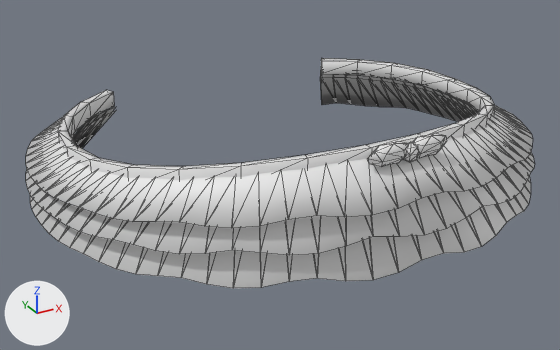
Renders of the OBJ model tools/make_wear4/art/variants/tutu_pink_pip.obj from each side of a commit.
Both versions are drawn from a camera (50 mm lens) standing at (-0.876, -1.596, 0.605) and looking at (-0.054, -0.102, -0.143). Lighting does not change. The marker at lower left points along +X, +Y and +Z. The picture after the commit comes second. Mesh edges are drawn as thin lines. Where no turn or scale is listed for an object, it has been applied to the vertices. Vertices at exactly the same position are counted once.

In view in the first picture: 'bow+1', 'bow-1', 'layer0', 'layer1', 'layer2', 'waistband' and 1 more.
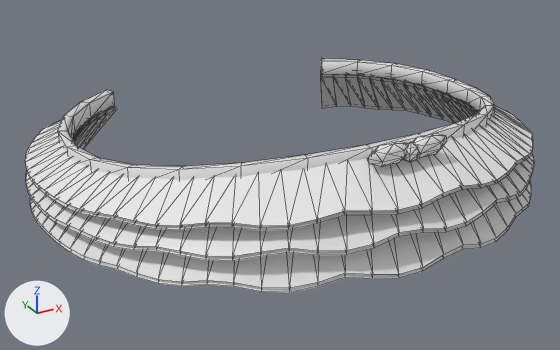
Commit message: tutu_pink (+ pip): no needle fringe at the hem (the underside no longer converges onto the top)

The change, as a diff of the scene's bpy script:
```diff
--- a/tools/make_wear4/art/variants/tutu_pink_pip.obj.py
+++ b/tools/make_wear4/art/variants/tutu_pink_pip.obj.py
@@ me_layer0 @@
 # used by ob_layer0; location = (0.0, 0.0, 0.0)
-me_layer0.from_pydata(...)  # 186 vertices, 244 faces; spans x -0.609..0.609, y -0.59..0.419, z -0.08..0.044
+me_layer0.from_pydata(...)  # 248 vertices, 244 faces; spans x -0.609..0.609, y -0.594..0.42, z -0.091..0.044
+# me_layer0 part 1: a new loose piece of 124 vertices spanning x -0.609..0.609, y -0.594..0.42, z -0.091..0.036
+# me_layer0 part 2
+# 62 vertices are removed from x -0.525..0.525, y -0.475..0.335, z -0.037..0.035
+# 122 faces are deleted
+# 5 vertices in x -0.602..0.497, y -0.381..0.127, z -0.07..-0.041 move by (0.0, 0.0, 0.002)
+# 4 vertices in x -0.609..0.434, y -0.45..0.39, z -0.073..-0.035 move by (0.0, 0.0, -0.003)
+# 3 vertices in x -0.607..0.546, y -0.265..0.251, z -0.072..-0.056 move by (0.0, 0.0, -0.001)
+# 3 vertices in x -0.467..-0.226, y -0.549..-0.381, z -0.041..-0.014 move by (-0.001, -0.001, -0.006)
+# 33 vertices move from x -0.601..0.58, y -0.59..0.419, z -0.08..-0.007 to x -0.601..0.58, y -0.594..0.42, z -0.083..-0.007
@@ me_layer1 @@
 # used by ob_layer1; location = (0.0, 0.0, 0.0)
-me_layer1.from_pydata(...)  # 186 vertices, 244 faces; spans x -0.614..0.614, y -0.607..0.427, z -0.133..0.032
+me_layer1.from_pydata(...)  # 248 vertices, 244 faces; spans x -0.614..0.614, y -0.607..0.427, z -0.143..0.032
+# me_layer1 part 3: a new loose piece of 124 vertices spanning x -0.614..0.614, y -0.607..0.427, z -0.143..0.024
+# me_layer1 part 4
+# 62 vertices are removed from x -0.516..0.516, y -0.468..0.327, z -0.049..0.023
+# 122 faces are deleted
+# 8 vertices in x -0.612..0.551, y -0.607..0.398, z -0.133..-0.076 move by (0.0, 0.0, 0.001)
+# 4 vertices in x -0.551..0.474, y -0.543..0.365, z -0.128..-0.082 move by (0.0, 0.0, -0.001)
+# 3 vertices in x -0.598..0.492, y -0.139..0.33, z -0.121..-0.108 move by (0.0, 0.0, -0.002)
+# 3 vertices in x -0.606..-0.391, y -0.35..0.427, z -0.133..-0.095 move by (-0.001, 0.0, -0.002)
+# 30 vertices move from x -0.614..0.502, y -0.607..0.427, z -0.133..-0.062 to x -0.614..0.503, y -0.604..0.426, z -0.128..-0.062
@@ me_layer2 @@
 # used by ob_layer2; location = (0.0, 0.0, 0.0)
-me_layer2.from_pydata(...)  # 186 vertices, 244 faces; spans x -0.611..0.611, y -0.605..0.426, z -0.193..0.02
+me_layer2.from_pydata(...)  # 248 vertices, 244 faces; spans x -0.611..0.611, y -0.61..0.427, z -0.205..0.02
+# me_layer2 part 5: a new loose piece of 124 vertices spanning x -0.611..0.611, y -0.61..0.427, z -0.205..0.012
+# me_layer2 part 6
+# 62 vertices are removed from x -0.506..0.506, y -0.461..0.319, z -0.061..0.011
+# 122 faces are deleted
+# 3 vertices in x -0.595..0.49, y -0.139..0.33, z -0.184..-0.163 move by (0.0, 0.0, 0.002)
+# 3 vertices in x -0.609..0.568, y -0.269..0.04, z -0.163..-0.157 move by (0.0, 0.0, -0.001)
+# 3 vertices in x -0.604..-0.49, y -0.095..0.33, z -0.184..-0.164 move by (0.0, 0.0, 0.003)
+# 40 vertices move from x -0.611..0.583, y -0.605..0.426, z -0.193..-0.13 to x -0.611..0.583, y -0.61..0.427, z -0.197..-0.129
```

Where the change shows, as pixel boxes [x1, y1, x2, y2] in the pictures (560 x 350 px):
'layer0', reshaped
    before: [26, 105, 533, 228]
    after: [25, 105, 533, 230]
'layer2', reshaped
    before: [30, 74, 531, 288]
    after: [30, 74, 531, 292]
'layer1', reshaped
    before: [26, 74, 535, 255]
    after: [26, 74, 534, 261]
part 1 of me_layer0, added (mostly hidden)
    after: [26, 150, 532, 230]
part 2 of me_layer0, reshaped
    before: [26, 105, 533, 228]
    after: [25, 105, 533, 226]
part 3 of me_layer1, added (mostly hidden)
    after: [26, 74, 534, 261]
part 4 of me_layer1, reshaped
    before: [26, 75, 535, 255]
    after: [26, 153, 534, 257]
part 5 of me_layer2, added
    after: [30, 77, 530, 292]
part 6 of me_layer2, reshaped
    both: [30, 74, 531, 288]
